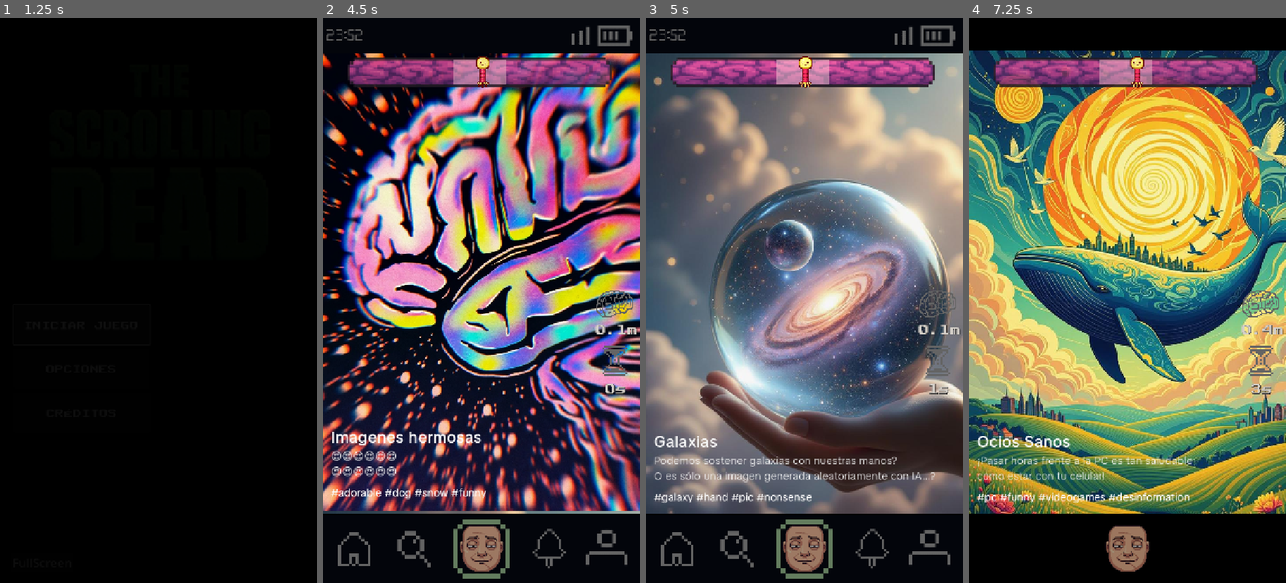
Above: before the commit, frames 1-4 (left to right).
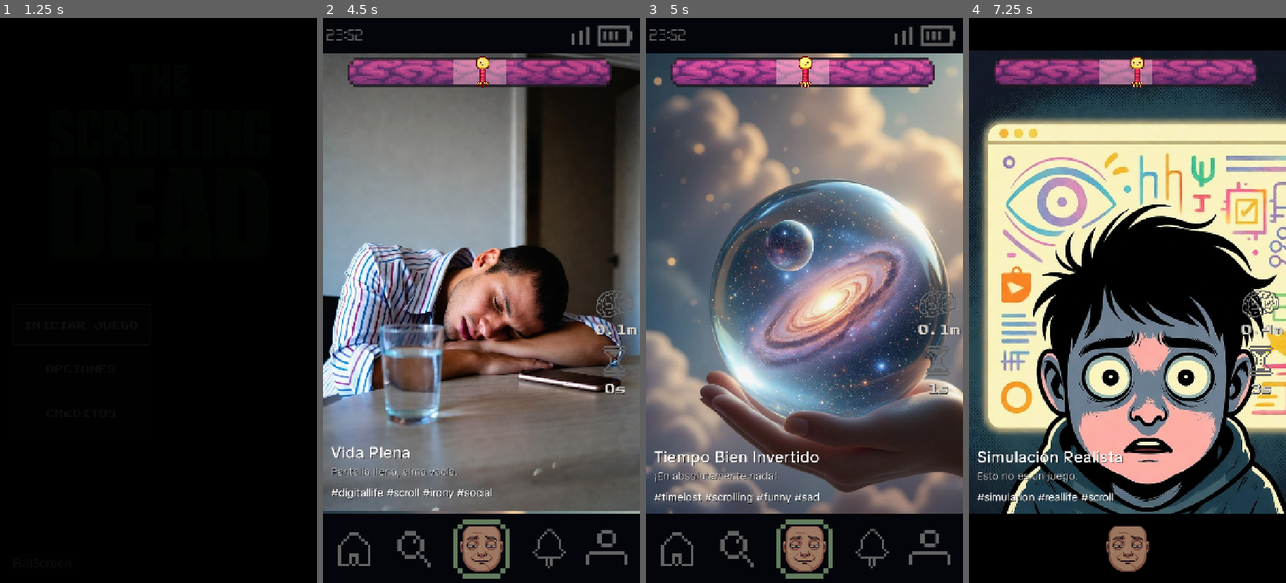
Above: after the commit, the same moments.

Repository: dddaavo/ipv-final-boss-the-scrolling-dead
Game: Godot game, scene res://src/main.tscn
The game is run twice, just before and just after one commit, with the same random seed, the same clock (stepped at 60 frames per second) and the same inputs. Video files are missing from this copy of the repository; at most half a second of black plays in their place. Sound files missing from this copy of the repository are replaced by a short silence.
Inputs (mouse positions are in pixels of both pictures, inside the frame that each line leads up to):
- Up to frame 1 (1.25 s): click "INICIAR JUEGO" at 0.5 s
- Up to frame 2 (4.5 s): click "INICIAR JUEGO" at 1.25 s; move the mouse to (551, 272) at 2.02 s; click (551, 272) at 2.17 s; drag from (418, 328) to (465, 413) at 2.77 s; move the mouse to (513, 176) at 3.52 s; click (513, 176) at 3.67 s; drag from (465, 413) to (386, 215) at 4.27 s
- Up to frame 3 (5 s): no input
- Up to frame 4 (7.25 s): tap Enter at 5 s; drag from (1190, 582) to (1143, 300) at 5.02 s; drag from (1079, 317) to (1225, 221) at 5.77 s; move the mouse to (1143, 300) at 6.52 s; click (1143, 300) at 6.67 s

Frame 1 is identical in both runs. In frame 2, 75% of the frame differs, in the area x 0-100%, y 6-88%; in frame 3, 2.1%; in frame 4, 76%, in the area x 0-100%, y 5-88%.

Commit message:
Pantallas de finales con ScoreScreen + bugfix EmojiQuiz + mejoras captions

Diff:
--- a/the-scrolling-dead/src/core/page_0.gd
+++ b/the-scrolling-dead/src/core/page_0.gd
@@ -6,7 +6,6 @@
 	var labels_group = labelsScene.instantiate()
 	add_child(labels_group)
 	labels_group.set_texts(
-		"Imagenes hermosas",
-		"😍😍😍😍😍😍
-😍😍😍😍😍😍",
-		"#adorable #dog #snow #funny")
+		"Vida Plena",
+		"Pantalla llena, alma vacía.",
+		"#digitallife #scroll #irony #social")
--- a/the-scrolling-dead/src/core/page_1.gd
+++ b/the-scrolling-dead/src/core/page_1.gd
@@ -6,7 +6,6 @@
 	var labels_group = labelsScene.instantiate()
 	add_child(labels_group)
 	labels_group.set_texts(
-		"Galaxias",
-		"Podemos sostener galaxias con nuestras manos?
-O es sólo una imagen generada aleatoriamente con IA...?",
-		"#galaxy #hand #pic #nonsense")
+		"Tiempo Bien Invertido",
+		"¡En absolutamente nada!",
+		"#timelost #scrolling #funny #sad")
--- a/the-scrolling-dead/src/core/page_2.gd
+++ b/the-scrolling-dead/src/core/page_2.gd
@@ -6,7 +6,6 @@
 	var labels_group = labelsScene.instantiate()
 	add_child(labels_group)
 	labels_group.set_texts(
-		"Ocios Sanos",
-		"¡Pasar horas frente a la PC es tan saludable
-como estar con tu celular!",
-		"#pc #funny #videogames #desinformation")
+		"Simulación Realista",
+		"Esto no es un juego.",
+		"#simulation #reallife #scroll")
--- a/the-scrolling-dead/src/core/page_3.gd
+++ b/the-scrolling-dead/src/core/page_3.gd
@@ -6,7 +6,6 @@
 	var labels_group = labelsScene.instantiate()
 	add_child(labels_group)
 	labels_group.set_texts(
-		"Scrolling Dream",
-		"¡Nada mejor antes de ir a dormir
-que scrollear con el celular!",
-		"#smartphone #scrolling #social #dopamine")
+		"Contenido Premium",
+		"¡Exactamente igual al anterior!",
+		"#premium #socialmedia #irony")
--- a/the-scrolling-dead/src/core/page_4.gd
+++ b/the-scrolling-dead/src/core/page_4.gd
@@ -6,7 +6,6 @@
 	var labels_group = labelsScene.instantiate()
 	add_child(labels_group)
 	labels_group.set_texts(
-		"Brainrot",
-		"¿Sabías que es dañino para tu cerebro
-seguir scrolleando?",
-		"#health #brain #brainrot #knowledge")
+		"Solo Un Scroll Más",
+		"Y después otro… y otro… y otro…",
+		"#justonescroll #infinite #mobile #zombie")
--- a/the-scrolling-dead/src/core/page_5.gd
+++ b/the-scrolling-dead/src/core/page_5.gd
@@ -6,7 +6,6 @@
 	var labels_group = labelsScene.instantiate()
 	add_child(labels_group)
 	labels_group.set_texts(
-		"The Dead Brain",
-		"¡Hay que seguir scrolleando!
-Tu cerebro te lo agradecerá...",
-		"#happiness #game #brainrot #focus")
+		"Imagen Vista 300 Veces",
+		"Pero esta vez pega distinto...",
+		"#repost #scrolling #samecontent #dopamine")
--- a/the-scrolling-dead/src/core/slider_main_scene.tscn
+++ b/the-scrolling-dead/src/core/slider_main_scene.tscn
@@ -345,11 +345,10 @@
 stretch_mode = 3
 script = ExtResource("53_ptj23")
 
-[node name="TapCoins" parent="ScreensSlider/Pages" node_paths=PackedStringArray("pages") instance=ExtResource("3_7mcnc")]
+[node name="TapCoins" parent="ScreensSlider/Pages" instance=ExtResource("3_7mcnc")]
 layout_mode = 1
 offset_right = 0.0
 offset_bottom = 0.0
-pages = NodePath("..")
 
 [node name="Page2" type="TextureRect" parent="ScreensSlider/Pages"]
 layout_mode = 0
--- a/the-scrolling-dead/src/game.gd
+++ b/the-scrolling-dead/src/game.gd
@@ -2,6 +2,8 @@
 
 const VIDEO_ZOMBIFICACION := preload("uid://c3ca6js6dftsb")
 const VIDEO_SLEEPY := preload("uid://1osua30h3bsb")
+
+var chosen_video
 
 @onready var score_manager = $Home/ScoreManager
 @onready var score_screen = $ScoreScreen
@@ -16,13 +18,10 @@
 @onready var user_status: Sprite2D = $MarcoCelular/FooterControl/UserStatus
 @onready var bg_music = $SliderMainScene/ScreensSlider/BackgroundMusic
 
+
 func _ready() -> void:
-	#score_screen.pause_mode = Node.PROCESS_MODE_WHEN_PAUSED
 	score_screen.process_mode = Node.PROCESS_MODE_ALWAYS
 	game_over_video.process_mode = Node.PROCESS_MODE_ALWAYS
-
-	#$RetryButton.pause_mode = Node.PAUSE_MODE_PROCESS  # o donde esté el botón
-	#$MarcoCelular.pause_mode = Node.PAUSE_MODE_PROCESS  # si también querés UI activa
 
 	user_status.collapse_triggered.connect(_on_collapse)
 	user_status.collapse_animation_finished.connect(_on_collapse_animation_finished)
@@ -47,11 +46,9 @@
 
 func _on_first_scroll():
 	"""Manejar el primer scroll del juego"""
-	# Iniciar DopamineManager
 	if DopamineManager:
 		DopamineManager.start_game()
 
-	# Iniciar ScoreManager
 	if score_manager and score_manager.has_method("start_game"):
 		score_manager.start_game()
 
@@ -70,9 +67,9 @@
 
 
 func _on_user_collapse(kind: String):
-	var frame_index :int = kind == "low" if 0 else 6  # ejemplo según frames
+	var frame_index :int = kind == "low" if 0 else 6
 	user_status.play_collapse_animation(frame_index, func():
-		score_manager._on_game_over()   # <- acá disparás tu lógica real
+		score_manager._on_game_over()
 	)
 
 
@@ -100,7 +97,7 @@
 	game_over_video.visible = true
 
 	# Elegir video según el nivel de dopamina al morir
-	var chosen_video = VIDEO_ZOMBIFICACION
+	chosen_video = VIDEO_ZOMBIFICACION
 	if dopamine_value < 0:
 		chosen_video = VIDEO_SLEEPY
 	game_over_video.stream = chosen_video
@@ -141,7 +138,7 @@
 
 func _on_game_over_video_finished() -> void:
 	game_over_video.visible = false
-	score_screen.show_score_screen(final_score)
+	score_screen.show_score_screen(final_score, chosen_video == VIDEO_ZOMBIFICACION)
 
 
 func _on_volver_menu_pressed():
--- a/the-scrolling-dead/src/game.tscn
+++ b/the-scrolling-dead/src/game.tscn
@@ -94,9 +94,10 @@
 offset_left = -360.0
 offset_top = -560.0
 offset_right = 360.0
-offset_bottom = 484.0
+offset_bottom = 488.0
 grow_horizontal = 2
 grow_vertical = 2
+mouse_filter = 2
 stream = ExtResource("9_72vyi")
 speed_scale = 1.2
 expand = true
@@ -104,5 +105,6 @@
 [node name="ScoreScreen" parent="." instance=ExtResource("6_2fxc8")]
 visible = false
 z_index = 100
+mouse_filter = 2
 
 [connection signal="finished" from="GameOverVideo" to="." method="_on_game_over_video_finished"]
--- a/the-scrolling-dead/src/minigames/coinstap/minigame.gd
+++ b/the-scrolling-dead/src/minigames/coinstap/minigame.gd
@@ -2,7 +2,6 @@
 
 @export var coin_scene: PackedScene
 @onready var spawn_timer: Timer = Timer.new()
-@export var pages: Control
 
 const labelsScene := preload("res://src/ui/LabelsGroup.tscn")
 
--- a/the-scrolling-dead/src/minigames/guessemoji/guess_emoji.gd
+++ b/the-scrolling-dead/src/minigames/guessemoji/guess_emoji.gd
@@ -64,6 +64,7 @@
 		option_buttons[i].modulate = Color(1, 1, 1)  # Restablecer color
 
 func _on_Option_pressed(button: TextureButton):
+	print("SELECCIÓN")
 	var chosen_texture = button.texture_normal.resource_path
 
 	if chosen_texture == current_question.correct:
--- a/the-scrolling-dead/src/ui/LabelsGroup.tscn
+++ b/the-scrolling-dead/src/ui/LabelsGroup.tscn
@@ -14,6 +14,7 @@
 script = ExtResource("1_kq5d5")
 
 [node name="PageName" type="Label" parent="."]
+z_index = 200
 layout_mode = 1
 anchors_preset = 2
 anchor_top = 1.0
@@ -23,6 +24,7 @@
 offset_right = 178.0
 offset_bottom = 45.0
 grow_vertical = 0
+theme_override_colors/font_shadow_color = Color(0, 0, 0, 1)
 theme_override_colors/font_outline_color = Color(1, 1, 1, 1)
 theme_override_constants/outline_size = 1
 theme_override_fonts/font = ExtResource("1_jwh3y")
@@ -30,6 +32,7 @@
 text = "Tap Coin!"
 
 [node name="PageDescription" type="Label" parent="."]
+z_index = 200
 layout_mode = 1
 anchors_preset = 2
 anchor_top = 1.0
@@ -39,11 +42,13 @@
 offset_right = 554.0
 offset_bottom = 102.0
 grow_vertical = 0
+theme_override_colors/font_shadow_color = Color(0, 0, 0, 1)
 theme_override_fonts/font = ExtResource("2_kq5d5")
 theme_override_font_sizes/font_size = 24
 text = "Las monedas doradas aumentan tu dopamina!!!"
 
 [node name="Hashtags" type="Label" parent="."]
+z_index = 200
 layout_mode = 1
 anchors_preset = 2
 anchor_top = 1.0
@@ -53,6 +58,7 @@
 offset_right = 347.0
 offset_bottom = 142.0
 grow_vertical = 0
+theme_override_colors/font_shadow_color = Color(0, 0, 0, 1)
 theme_override_colors/font_outline_color = Color(1, 1, 1, 1)
 theme_override_constants/outline_size = 1
 theme_override_fonts/font = ExtResource("2_kq5d5")
--- a/the-scrolling-dead/src/ui/MarcoCelular.tscn
+++ b/the-scrolling-dead/src/ui/MarcoCelular.tscn
@@ -83,37 +83,38 @@
 func play_collapse_animation(frame_index: int):
 	texture = frames[frame_index]
 
+	# Guardar estado
 	original_parent = get_parent()
-	original_position = position
-	original_scale = scale
-
-	# Mover a CollapseLayer PARA SUPONERPONERSE EN LA PANTALLA
+	original_global_position = global_position
+	original_global_scale = global_scale
+
+	# Llevar al layer superior
 	var collapse_container = get_tree().root.get_node(\"Game/CollapseLayer/CollapseContainer\")
 	original_parent.remove_child(self)
 	collapse_container.add_child(self)
 
+	# Estado inicial
 	scale = Vector2(0.4, 0.4)
 	position = Vector2(360, 1204)
 
 	var tween := create_tween()
-
+	tween.set_parallel(true)
+
+	# Subir
 	tween.tween_property(self, \"position:y\", 800, 0.8)\\
 		.set_trans(Tween.TRANS_SINE)\\
 		.set_ease(Tween.EASE_OUT)
 
-	tween.tween_property(self, \"scale\", Vector2(2, 2), 0.8)\\
+	# Agrandarse AL MISMO TIEMPO
+	tween.tween_property(self, \"scale\", Vector2(2.0, 2.0), 0.8)\\
 		.set_trans(Tween.TRANS_SINE)\\
 		.set_ease(Tween.EASE_OUT)
 
-	# Blur: TODO ARREGLAR
-	#if original_parent:
-	#	var blur_rect = original_parent.get_parent().get_node(\"BlurOverlay\")
-	#	blur_rect.modulate.a = 0.0
-	#	tween.tween_property(blur_rect, \"modulate:a\", 0.6, 0.8)
-
-	tween.tween_callback(func():
-		emit_signal(\"collapse_animation_finished\")
-	)
+	# Esperar a que termine COMPLETAMENTE
+	await tween.finished
+
+	emit_signal(\"collapse_animation_finished\")
+
 
 
 func reset_state():
@@ -217,7 +218,7 @@
 [node name="UserStatus" type="Sprite2D" parent="FooterControl"]
 modulate = Color(1, 1, 1, 0.49803922)
 self_modulate = Color(1, 1, 1, 0.627451)
-z_index = 100
+z_index = 4096
 z_as_relative = false
 position = Vector2(360, 1203)
 scale = Vector2(0.4, 0.4)
--- a/the-scrolling-dead/src/ui/ScoreScreen.gd
+++ b/the-scrolling-dead/src/ui/ScoreScreen.gd
@@ -3,6 +3,9 @@
 
 signal retry_pressed
 signal volver_menu_pressed
+
+@onready var zombie_result: TextureRect = $ZombieFinal
+@onready var sleepy_result: TextureRect = $SleepyFinal
 
 @onready var current_score_label: Label = $Panel/MarginContainer/VBoxContainer/CurrentScoreContainer/CurrentScoreLabel
 @onready var top_scores_container: VBoxContainer = $Panel/MarginContainer/VBoxContainer/ScrollContainer/TopScoresContainer
@@ -31,8 +34,13 @@
 	"""Set the ScoreManager reference from Game.gd"""
 	score_manager_ref = manager
 
-func show_score_screen(final_score: float):
+func show_score_screen(final_score: float, zombie_final: bool):
 	last_final_score = final_score
+	print(zombie_final)
+	if zombie_final:
+		zombie_result.show()
+	else:
+		sleepy_result.show()
 
 	# Mostrar puntaje actual con decimales y unidad Metros
 	current_score_label.text = "%.1f Metros" % final_score
@@ -143,11 +151,18 @@
 
 func _on_retry_button_pressed():
 	retry_pressed.emit()
+	_reset_final_visuals()
 	hide()
 
 func hide_score_screen():
+	_reset_final_visuals()
 	hide()
 
+func _reset_final_visuals():
+	if zombie_result:
+		zombie_result.hide()
+	if sleepy_result:
+		sleepy_result.hide()
 
 func _on_volver_menu_pressed() -> void:
 	volver_menu_pressed.emit()
--- a/the-scrolling-dead/src/ui/ScoreScreen.tscn
+++ b/the-scrolling-dead/src/ui/ScoreScreen.tscn
@@ -1,8 +1,9 @@
-[gd_scene load_steps=5 format=3 uid="uid://dctldbokblq55"]
+[gd_scene load_steps=6 format=3 uid="uid://dctldbokblq55"]
 
 [ext_resource type="Script" uid="uid://dhpsp35ncq6dy" path="res://src/ui/ScoreScreen.gd" id="1_score_screen"]
-[ext_resource type="Texture2D" uid="uid://c4qq7v81g5gnd" path="res://assets/game over.png" id="2_idydw"]
 [ext_resource type="FontFile" uid="uid://baqvpre2xhvpx" path="res://fonts/PublicPixel.ttf" id="3_font"]
+[ext_resource type="Texture2D" uid="uid://bmcmrwsdryiro" path="res://assets/screenUI/finalZombie.png" id="4_1nhrs"]
+[ext_resource type="Texture2D" uid="uid://dx2ruqo2wa335" path="res://assets/screenUI/finalBored.png" id="4_u0x71"]
 
 [sub_resource type="StyleBoxFlat" id="StyleBoxFlat_idydw"]
 bg_color = Color(0.05490196, 0.05490196, 0.05490196, 0.91764706)
@@ -17,11 +18,21 @@
 script = ExtResource("1_score_screen")
 top_font_size = 43
 
-[node name="PantallaRota" type="Sprite2D" parent="."]
+[node name="ZombieFinal" type="TextureRect" parent="."]
 visible = false
-position = Vector2(361, 639.00006)
-scale = Vector2(1.4142582, 1.4142581)
-texture = ExtResource("2_idydw")
+layout_mode = 0
+offset_top = 70.0
+offset_right = 722.0
+offset_bottom = 1147.0
+texture = ExtResource("4_1nhrs")
+
+[node name="SleepyFinal" type="TextureRect" parent="."]
+visible = false
+layout_mode = 1
+offset_top = 70.0
+offset_right = 719.0
+offset_bottom = 1148.0
+texture = ExtResource("4_u0x71")
 
 [node name="Panel" type="Panel" parent="."]
 layout_mode = 1
Binary file removed: the-scrolling-dead/assets/screenSlider/gato.jpeg
Binary file removed: the-scrolling-dead/assets/screenSlider/perro.jpg
Binary file added: the-scrolling-dead/assets/screenUI/finalBored.png
Not shown, changed: the-scrolling-dead/assets/screenUI/finalBored.png.import
Binary file added: the-scrolling-dead/assets/screenUI/finalZombie.png
Not shown, changed: the-scrolling-dead/assets/screenUI/finalZombie.png.import
